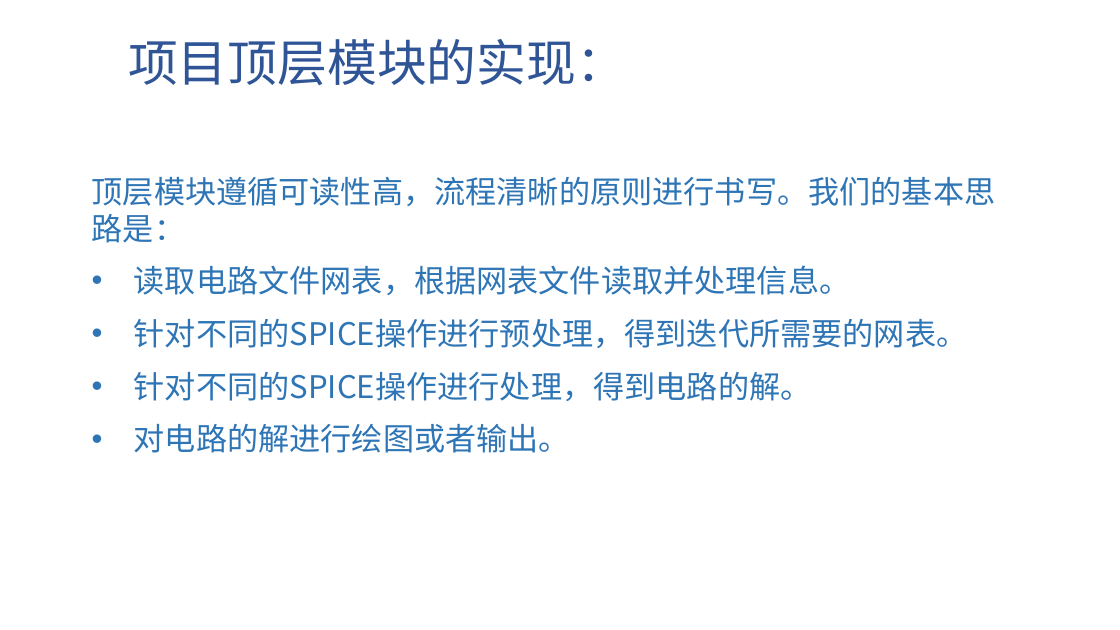
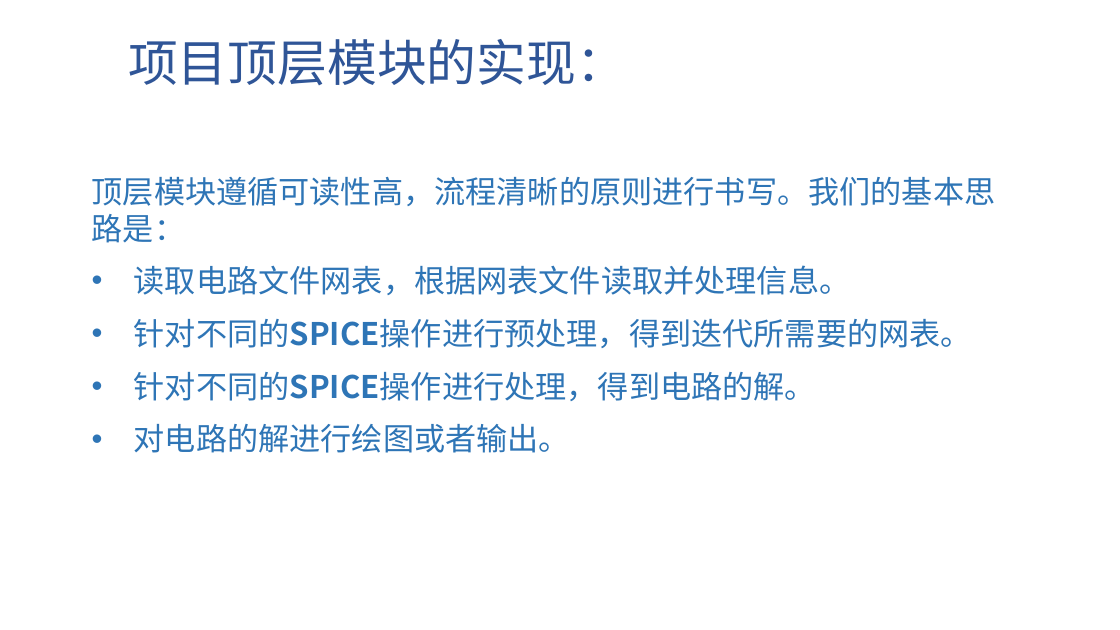
Before and after one commit to shifengzhicheng/FUDAN_ANALOG_EDA_MATLAB_SPICE, a slide deck: slide 6 of 基于MATLAB实现的模拟电路SPICE工具.pptx. Drawn at 1120x630 pixels with LibreOffice and Linux fonts; fonts in the diff are those of the drawing; background and template pictures are left out. Boxes give left, top, right and bottom in pixels: in the first picture for what was removed or moved away, otherwise in the second. Text is boxed around its words. In the diff, an @@ line names an element or a change of style, - is before the commit and + after.

```diff
--- a/基于MATLAB实现的模拟电路SPICE工具.pptx
+++ b/基于MATLAB实现的模拟电路SPICE工具.pptx
@@ text at (x1=134, y1=319, x2=972, y2=401): bold on in "针对不同的SPICE操作进行预处理，得到迭代所需要的网表。", "针对不同的SPICE操作进行处理，得到电路的解。" @@
```
Also in this commit, not shown: 10 other slides changed, 4 slides added, 4 slides removed, 6 other files.
